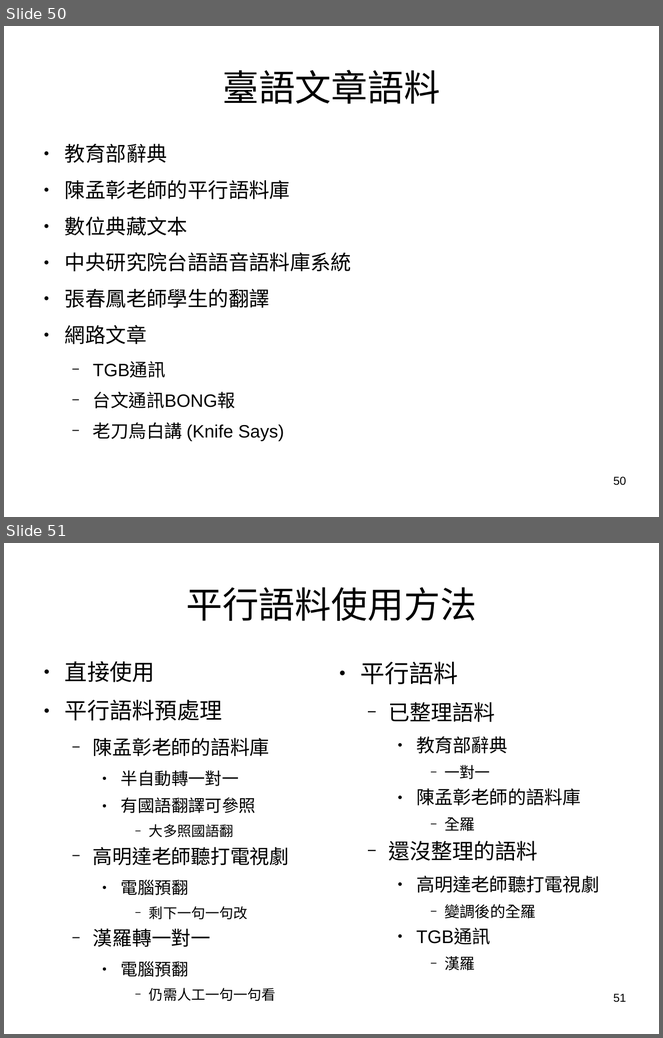
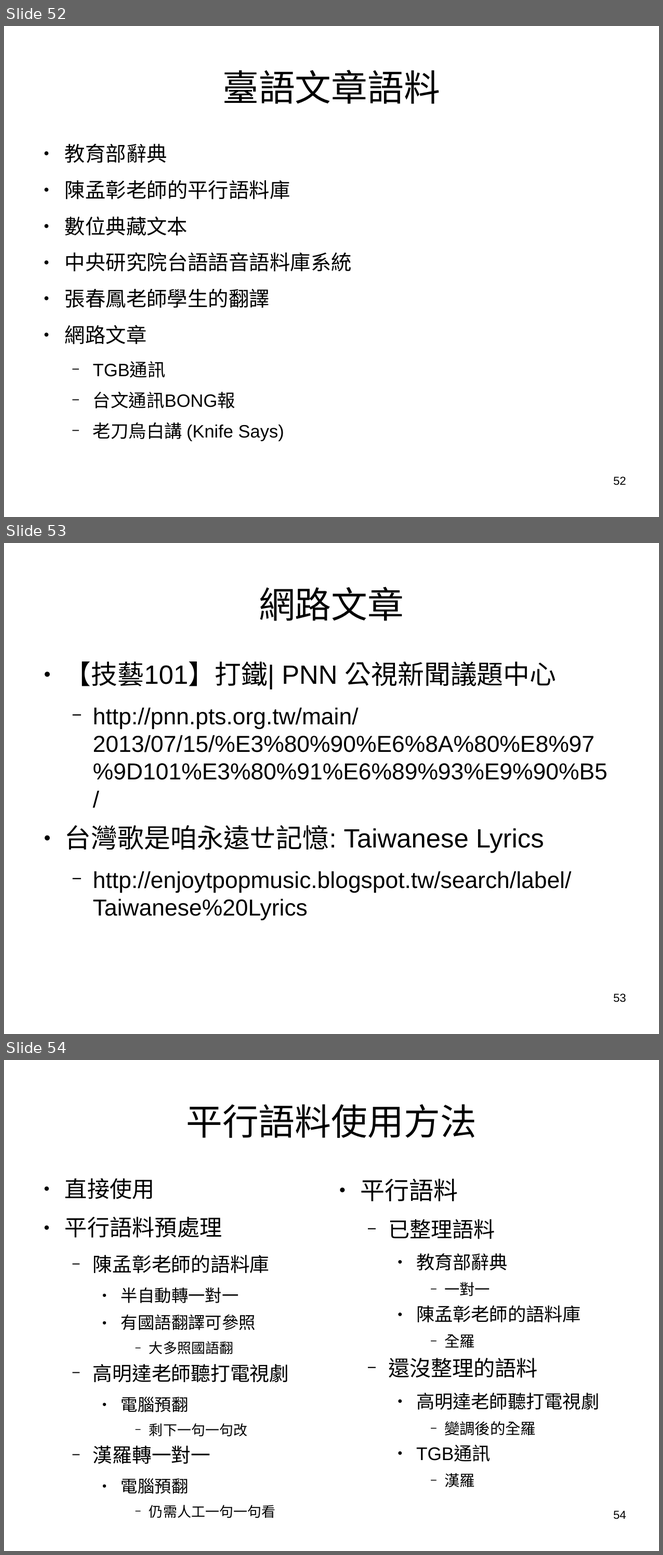
Before and after one commit to sih4sing5hong5/po3-ko3_tau5-iann2-phinn3, a slide deck: 翻譯報告.odp. Shown one above the other, each under a label of ours: slides 50 and 51 before the commit, slides 52, 53 and 54 after it. The pictures are 663x1038 and 663x1555 pixels, drawn with LibreOffice and Linux fonts; fonts in the diff are those of the drawing. Boxes give left, top, right and bottom in pixels: in the first picture for what was removed or moved away, otherwise in the second. Text is boxed around its words. In the diff, an @@ line names an element or a change of style, - is before the commit and + after.

```diff
--- a/翻譯報告.odp
+++ b/翻譯報告.odp
@@ slide 53 added at (4, 543, 659, 1034), background #FFFFFF @@
@@ title added at (259, 587, 404, 621), 44 pt, text #000000 @@
+網路文章
@@ text added at (65, 662, 608, 921), 28 pt, text #000000 @@
+● 【技藝101】打鐵| PNN 公視新聞議題中心
+  − http://pnn.pts.org.tw/main/2013/07/15/%E3%80%90%E6%8A%80%E8%97%9D101%E3%80%91%E6%89%93%E9%90%B5/
+● 台灣歌是咱永遠ㄝ記憶: Taiwanese Lyrics
+  − http://enjoytpopmusic.blogspot.tw/search/label/Taiwanese%20Lyrics
@@ page number added at (613, 994, 626, 1003), 14 pt, text #000000 @@
+53
@@ what was slide 50 is now slide 52 @@
@@ page number at (613, 477, 626, 486): text changed @@
-50
+52
@@ what was slide 51 is now slide 54 @@
@@ page number at (613, 1511, 626, 1520): text changed @@
-51
+54
```
Also in this commit, not shown: 6 slides changed, 2 other slides added.
